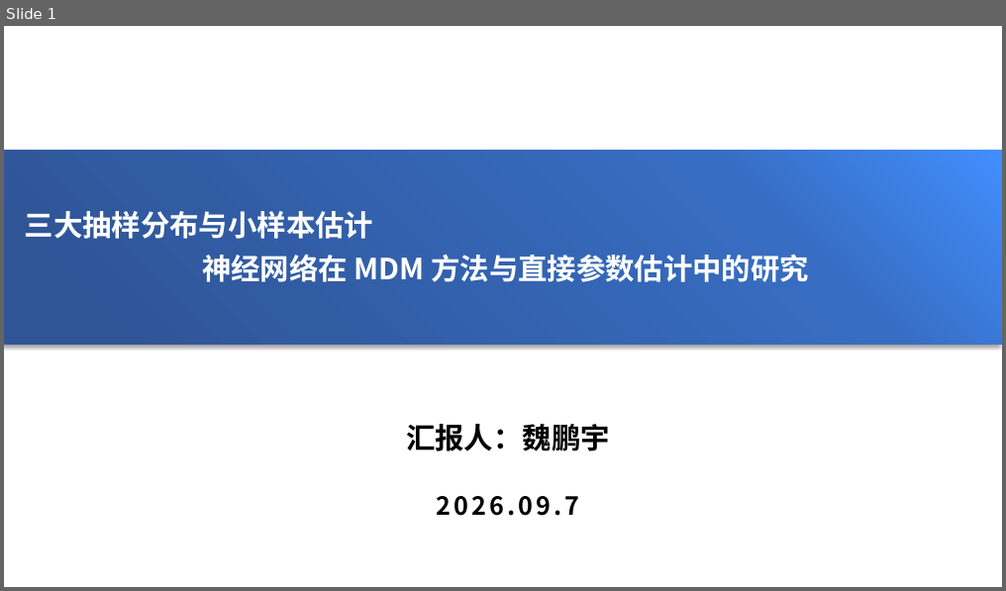
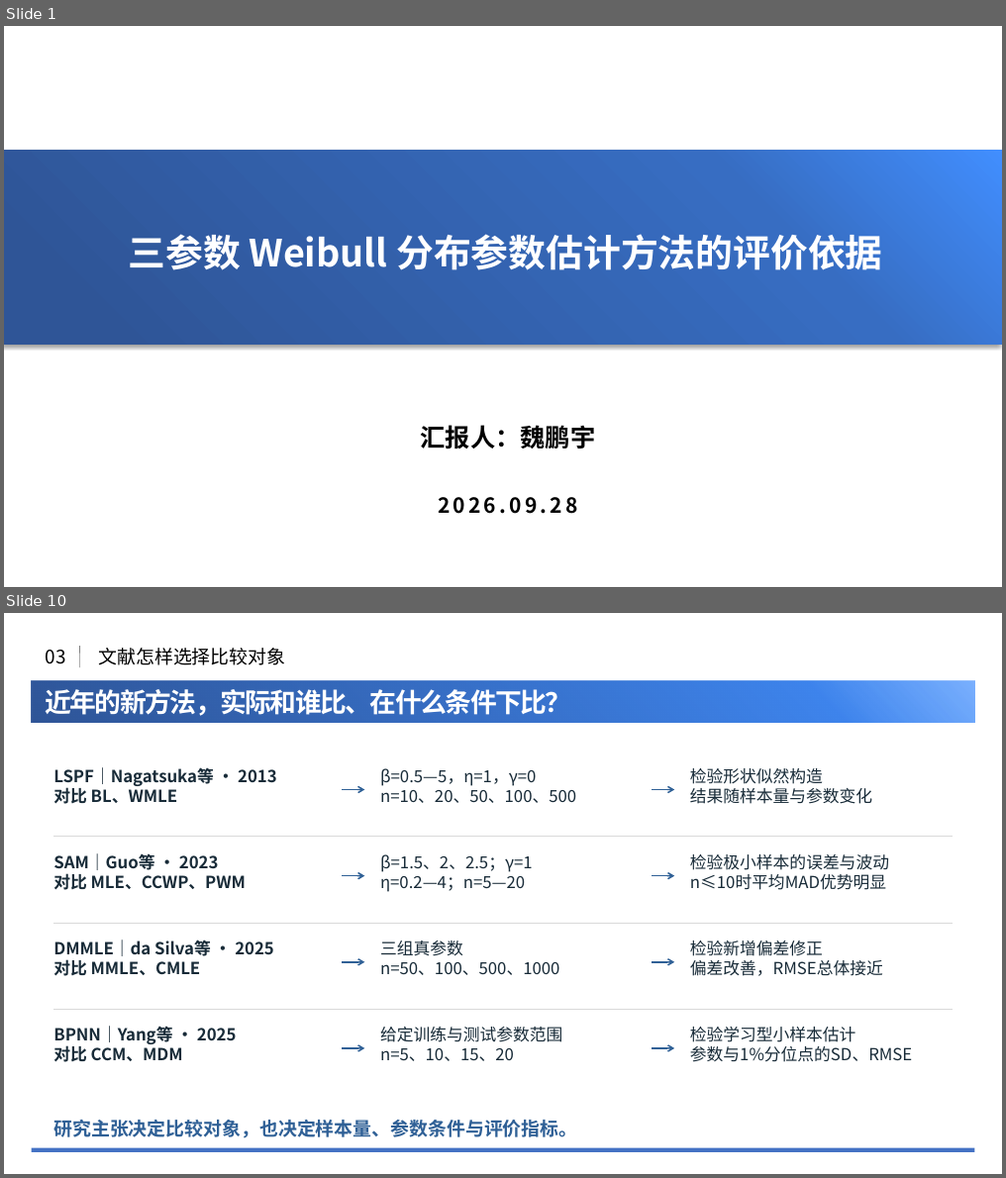
Before and after one commit to NEUwpy/weibull.work, a slide deck: Research/09-Weibull参数估计方法谱系与比较基线/260928组会.pptx. Shown one above the other, each under a label of ours: slide 1 before the commit, slides 1 and 10 after it; the slides between them are not shown. The pictures are 1006x591 and 1006x1178 pixels, drawn with LibreOffice and Linux fonts; fonts in the diff are those of the drawing; background and template pictures are left out. Boxes give left, top, right and bottom in pixels: in the first picture for what was removed or moved away, otherwise in the second. Text is boxed around its words. In the diff, an @@ line names an element or a change of style, - is before the commit and + after.

```diff
--- a/Research/09-Weibull参数估计方法谱系与比较基线/260928组会.pptx
+++ b/Research/09-Weibull参数估计方法谱系与比较基线/260928组会.pptx
@@ slide 10 added at (4,613,1002,1174), background #FFFFFF @@
@@ text added at (46,650,66,664), 18 pt, text #000000 @@
+03
@@ line added from (79, 667) to (79, 646), #808080 0.5 pt @@
@@ text added at (98,648,285,665), 18 pt, text #000000 @@
+文献怎样选择比较对象
@@ rectangle added at (32,681,975,722), fill gradient #418EFE to #3E84EC to #2F5597 @@
@@ text added at (45,689,571,719), 25.5 pt, text #FFFFFF, bold @@
+近年的新方法，实际和谁比、在什么条件下比？
@@ line added from (32, 728) to (975, 728), #3E6DC2 2 pt @@
@@ text added at (54,767,277,804), 16 pt, text #182B38, bold @@
+LSPF｜Nagatsuka等 · 2013
+对比 BL、WMLE
@@ arrow added from (342, 789) to (364, 789), #2F6096 1.4 pt @@
@@ text added at (380,768,576,803), 16 pt, text #182B38 @@
+β=0.5—5，η=1，γ=0
+n=10、20、50、100、500
@@ arrow added from (651, 789) to (675, 789), #2F6096 1.4 pt @@
@@ text added at (690,768,872,804), 16 pt, text #182B38 @@
+检验形状似然构造
+结果随样本量与参数变化
@@ line added from (54, 837) to (952, 837), #D9D9D9 0.5 pt @@
@@ text added at (54,854,246,890), 16 pt, text #182B38, bold @@
+SAM｜Guo等 · 2023
+对比 MLE、CCWP、PWM
@@ arrow added from (342, 875) to (364, 875), #2F6096 1.4 pt @@
@@ text added at (380,855,533,892), 16 pt, text #182B38 @@
+β=1.5、2、2.5；γ=1
+η=0.2—4；n=5—20
@@ arrow added from (651, 875) to (675, 875), #2F6096 1.4 pt @@
@@ text added at (690,855,889,890), 16 pt, text #182B38 @@
+检验极小样本的误差与波动
+n≤10时平均MAD优势明显
@@ line added from (54, 923) to (952, 923), #D9D9D9 0.5 pt @@
@@ text added at (54,940,274,976), 16 pt, text #182B38, bold @@
+DMMLE｜da Silva等 · 2025
+对比 MMLE、CMLE
@@ arrow added from (342, 962) to (364, 962), #2F6096 1.4 pt @@
@@ text added at (380,941,559,975), 16 pt, text #182B38 @@
+三组真参数
+n=50、100、500、1000
@@ arrow added from (651, 962) to (675, 962), #2F6096 1.4 pt @@
@@ text added at (690,941,883,976), 16 pt, text #182B38 @@
+检验新增偏差修正
+偏差改善，RMSE总体接近
@@ text added at (54,1026,237,1062), 16 pt, text #182B38, bold @@
+BPNN｜Yang等 · 2025
+对比 CCM、MDM
@@ line added from (54, 1009) to (952, 1009), #D9D9D9 0.5 pt @@
@@ text added at (380,1027,562,1061), 16 pt, text #182B38 @@
+给定训练与测试参数范围
+n=5、10、15、20
@@ text added at (690,1027,912,1062), 16 pt, text #182B38 @@
+检验学习型小样本估计
+参数与1%分位点的SD、RMSE
@@ arrow added from (342, 1049) to (364, 1049), #2F6096 1.4 pt @@
@@ arrow added from (651, 1049) to (675, 1049), #2F6096 1.4 pt @@
@@ text added at (54,1120,577,1139), 18 pt, text #2F6096, bold @@
+研究主张决定比较对象，也决定样本量、参数条件与评价指标。
@@ line added from (32, 1151) to (975, 1151), #4472C4 4 pt @@
@@ slide 1 changed as well @@
@@ text at (129,234,882,271): text changed; size 28 to 36 pt @@
-三大抽样分布与小样本估计
-神经网络在 MDM 方法与直接参数估计中的研究
+三参数 Weibull 分布参数估计方法的评价依据
@@ text "汇报人：魏鹏宇" at (421,425,595,450): size 28 to 24 pt @@
@@ text at (438,497,577,514): text changed; size 24 to 20 pt @@
-2026.09.7
+2026.09.28
```
Also in this commit, not shown: 1 other slide changed, 19 other slides added, 30 slides removed, 42 other files.
